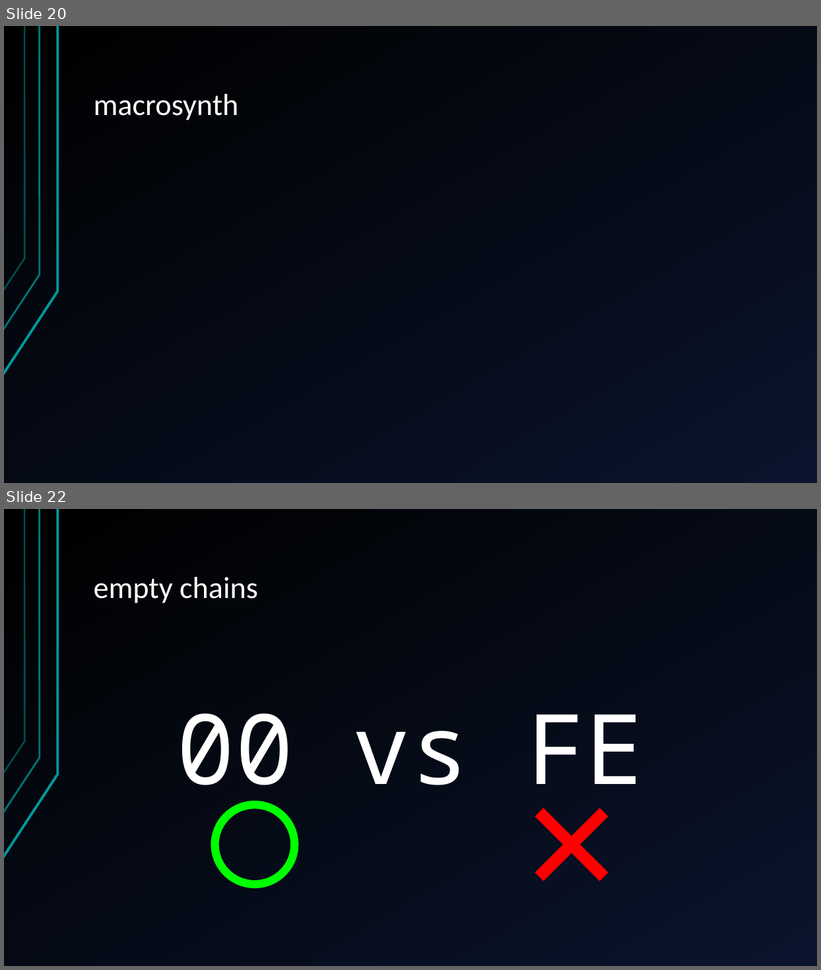
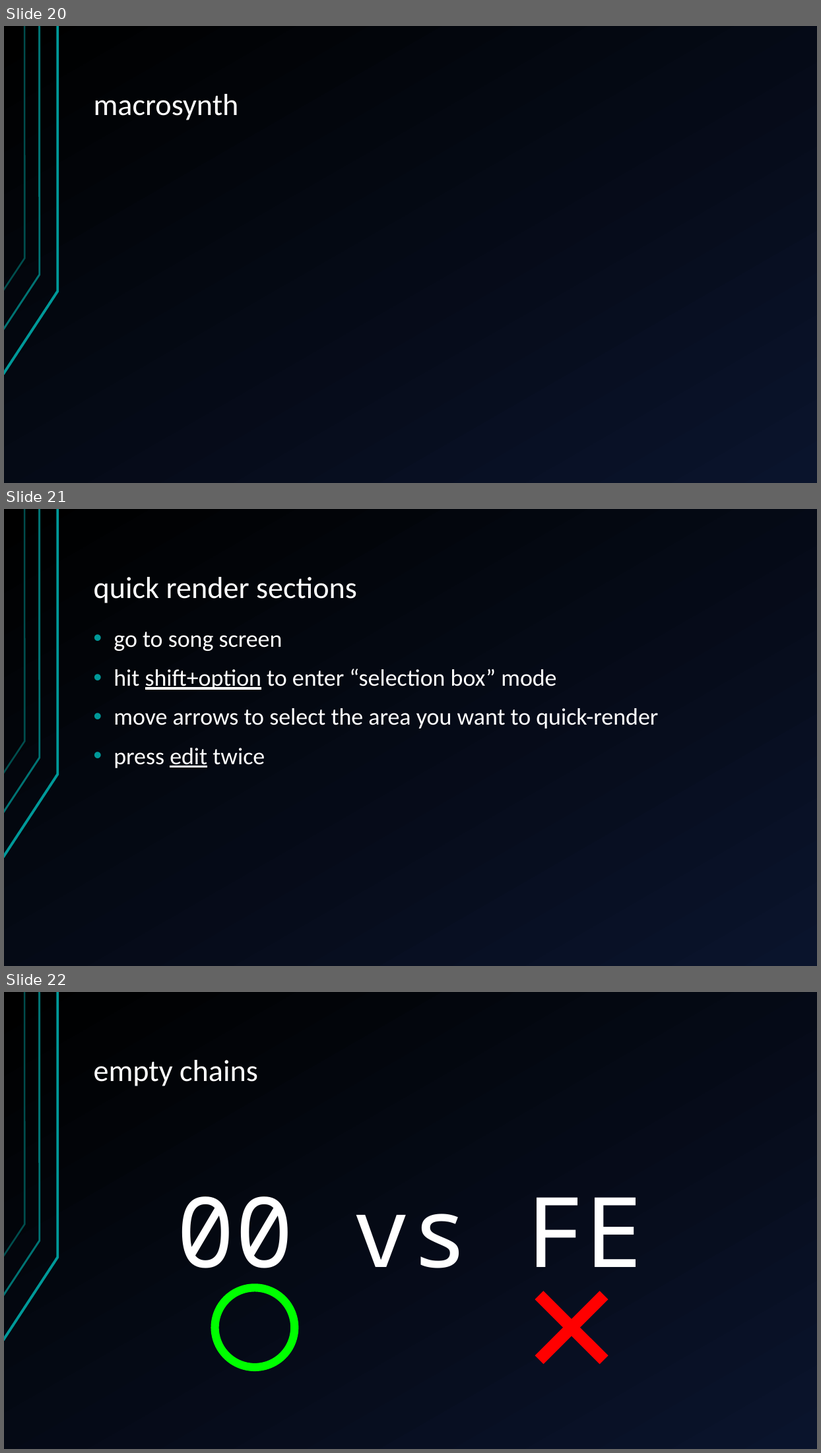
Before and after one commit to jegasus/m8-tracker-workshop, a slide deck: slides_v1.odp. Shown one above the other, each under a label of ours: slides 20 and 22 before the commit, slides 20, 21 and 22 after it; the slides between them are not shown. The pictures are 821x970 and 821x1453 pixels, drawn with LibreOffice and Linux fonts; fonts in the diff are those of the drawing. Boxes give left, top, right and bottom in pixels: in the first picture for what was removed or moved away, otherwise in the second. Text is boxed around its words. In the diff, an @@ line names an element or a change of style, - is before the commit and + after.

```diff
--- a/slides_v1.odp
+++ b/slides_v1.odp
@@ slide 21 added at [4, 509, 817, 966], background gradient #000000 to #0A142C; not listed: 3 template elements that a slide beside it also shows @@
@@ title added at [94, 577, 357, 603], 36 pt, text #FFFFFF @@
+quick render sections
@@ text added at [114, 632, 658, 768], 28 pt, text #FFFFFF @@
+• go to song screen
+• hit shift+option to enter “selection box” mode
+• move arrows to select the area you want to quick-render
+• press edit twice
```
Also in this commit, not shown: 3 slides changed, 1 other slide added, 1 slide removed.
